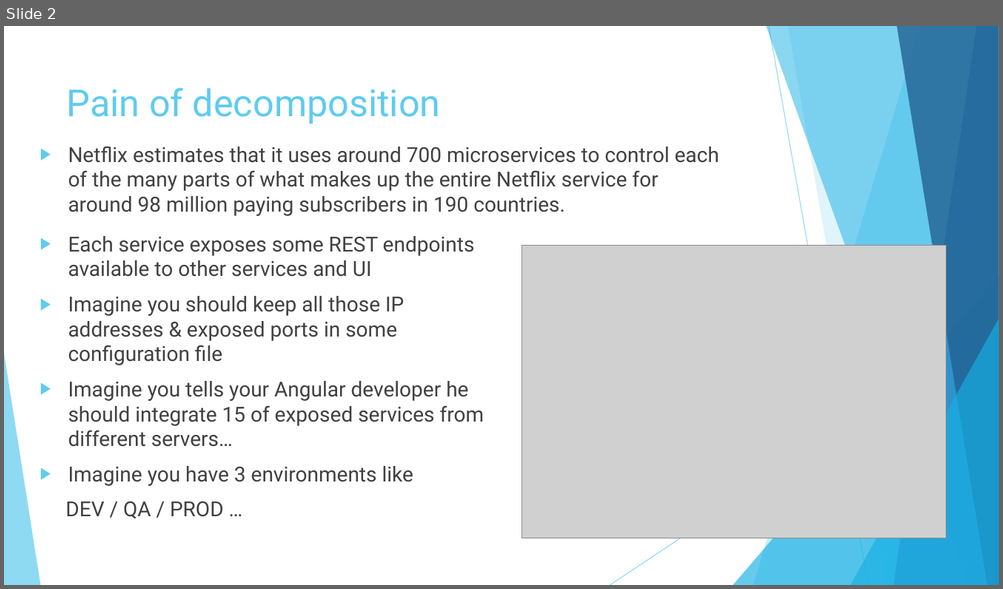
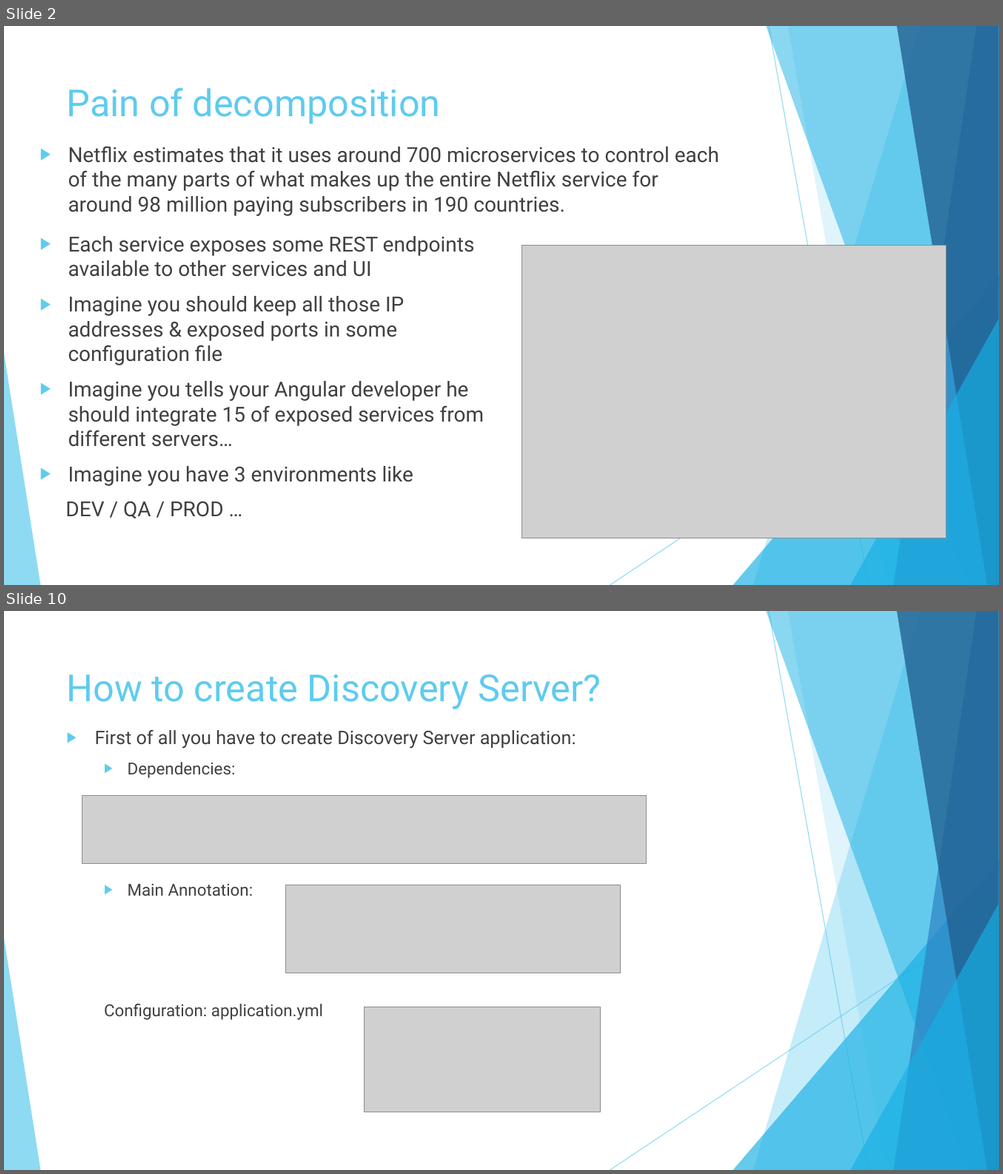
Before and after one commit to vlytsus/springboot-cloud-demo-one, a slide deck: docs/Introduction_To_Microservices_Part_3_microservice.pptx. Shown one above the other, each under a label of ours: slide 2 before the commit, slides 2 and 10 after it; the slides between them are not shown. The pictures are 1003x589 and 1003x1174 pixels, drawn with LibreOffice and Linux fonts; fonts in the diff are those of the drawing; grey boxes stand for pictures. Boxes give left, top, right and bottom in pixels: in the first picture for what was removed or moved away, otherwise in the second. Text is boxed around its words. In the diff, an @@ line names an element or a change of style, - is before the commit and + after.

```diff
--- a/docs/Introduction_To_Microservices_Part_3_microservice.pptx
+++ b/docs/Introduction_To_Microservices_Part_3_microservice.pptx
@@ slide 10 added at box(4, 611, 999, 1170), background #FFFFFF; not listed: 10 template elements that a slide beside it also shows @@
@@ title added at box(67, 674, 601, 709), 36 pt, text #5FCBEF @@
+How to create Discovery Server?
@@ text added at box(95, 730, 576, 1020), 16 pt, text #404040 @@
+▶ First of all you have to create Discovery Server application:
+  ▶ Dependencies:
+  ▶ Main Annotation:
+  Configuration: application.yml
@@ picture added at box(82, 795, 646, 864) @@
@@ picture added at box(285, 886, 620, 974) @@
@@ picture added at box(364, 1007, 601, 1113) @@
```
Also in this commit, not shown: 5 slides changed, 10 other slides added, 2 slides removed.
